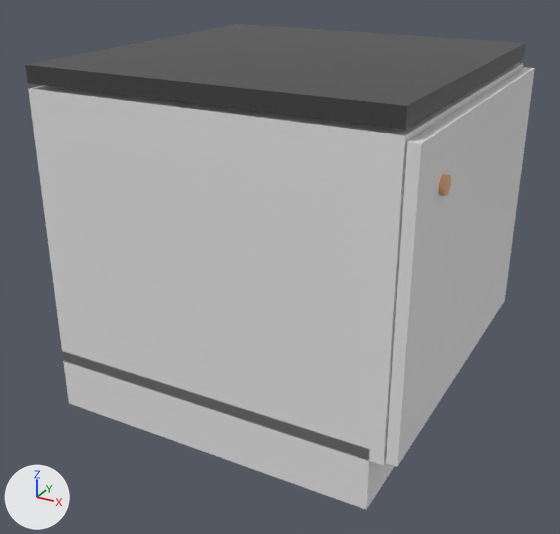
Before and after pictures for a commit that changed the Blender file assets/raw/kitchen2.blend.
One viewpoint serves both versions: a 50 mm lens placed at (2.01, -3.84, 1.63), pointed at (-0.02, -0.15, -0.22). Every picture has the same lights, and +X, +Y and +Z are marked at lower left.

The older version as bpy lines, for what is in view:
```python
mat_white = principled_material('White')
mat_white.base_color = (0.8, 0.8, 0.8)  # white #e7e7e7
me_cube = bpy.data.meshes.new('Cube')
me_cube.from_pydata(...)  # a box spanning x -1.0..1.0, y -1.0..1.0, z -0.7..0.88
me_cube.materials.append(mat_white)  # white #e7e7e7
me_cube_001 = bpy.data.meshes.new('Cube.001')
me_cube_001.from_pydata(...)  # a box spanning x -1.0..0.93, y -1.0..1.0, z -0.7..1.0
me_cube_001.materials.append(mat_white)  # white #e7e7e7
me_cube_002 = bpy.data.meshes.new('Cube.002')
me_cube_002.from_pydata(...)  # a box spanning x -1.0..1.0, y -1.0..1.0, z -0.7..0.94
me_cube_002.materials.append(mat_top)  # black #424242
me_cube_003 = bpy.data.meshes.new('Cube.003')
me_cube_003.from_pydata(...)  # a box spanning x -1.0..1.0, y -1.0..1.0, z -4.3..0.88
me_cube_003.materials.append(mat_white)  # white #e7e7e7
me_cylinder_001 = bpy.data.meshes.new('Cylinder.001')
me_cylinder_001.from_pydata(...)  # a 32-sided cylinder along z spanning x -1.0..1.0, y -1.0..1.0, z -1.0..1.0
me_cylinder_001.materials.append(mat_wood)  # beige #e7ac80
ob_cube = bpy.data.objects.new('Cube', me_cube)
ob_cube.location = (0.0, 0.0, 0.0)
ob_cube_001 = bpy.data.objects.new('Cube.001', me_cube_001)
ob_cube_001.location = (0.0, 0.0, -0.841)
ob_cube_001.scale = (1.0, 1.0, 0.213)
ob_cube_002 = bpy.data.objects.new('Cube.002', me_cube_002)
ob_cube_002.location = (0.0, 0.0, 0.947)
ob_cube_002.scale = (1.0, 1.0, 0.0563)
ob_cube_003 = bpy.data.objects.new('Cube.003', me_cube_003)
ob_cube_003.location = (1.04, 0.0, 0.599)
ob_cube_003.scale = (-0.029, 1.0, 0.296)
ob_cylinder_001 = bpy.data.objects.new('Cylinder.001', me_cylinder_001)
ob_cylinder_001.location = (1.072, -0.678, 0.605)
ob_cylinder_001.rotation_euler = (0.0, 1.571, 0.0)  # degrees (0, 90, 0)
ob_cylinder_001.scale = (-0.0472, -0.0472, -0.0212)
```
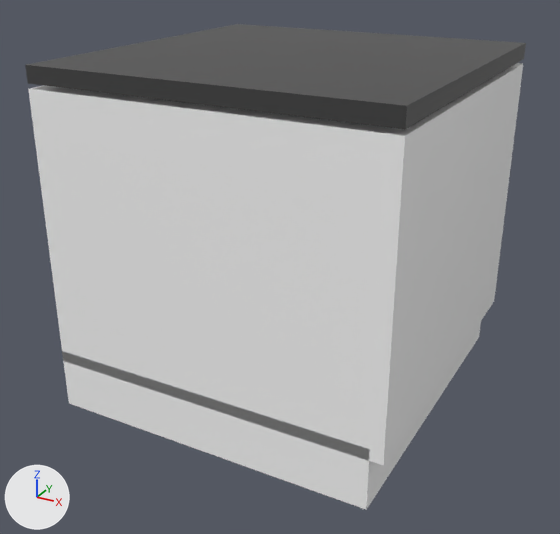
The newer file is also rescaled (x0.5) as a whole; pictures and numbers use the older file's frame.

Changed parts and their boxes (x1, y1, x2, y2) in the pictures (560 x 534 px):
'Cube', recoloured, surface changed
    both: (28, 63, 523, 465)
'Cube.003', recoloured, surface changed, moved, rescaled (not visible afterwards)
    before: (386, 67, 535, 466)
'Cube.001', recoloured, surface changed
    both: (62, 322, 481, 510)
'Cylinder.001', reshaped, moved, turned, rescaled (not visible afterwards)
    before: (439, 174, 451, 196)

The change, as a list of edits to the scene's bpy script:
```text
Change mat_white:
    mat_white.base_color: (0.8, 0.8, 0.8) -> (1.0, 1.0, 1.0)  # white #e7e7e7 -> white #ffffff
    mat_white.roughness: 0.5 -> 0.114
Change me_cube_003:
    where me_cube_003.from_pydata(...)  # 8 vertices, 6 faces; spans x -1.0..1.0, y -1.0..1.0, z -4.3..0.88
    used by ob_cube_003; location = (1.04, 0.0, 0.599); scale = (-0.029, 1.0, 0.296)
    me_cube_003 part 1: the whole mesh is scaled about its middle by (-0.0145, 0.5, 0.148), then moved by (0.52, 0.0, 1.76)
Change me_cylinder_001:
    where me_cylinder_001.from_pydata(...)  # 64 vertices, 34 faces; spans x -1.0..1.0, y -1.0..1.0, z -1.0..1.0
    used by ob_cylinder_001; location = (1.072, -0.678, 0.605); rotation_euler = (0.0, 1.571, 0.0), in degrees (0, 90, 0); scale = (-0.0472, -0.0472, -0.0212)
    me_cylinder_001 part 2: the whole mesh is multiplied about its middle by the matrix ((0.0, 0.0, -0.011), (0.0, -0.024, 0.0), (0.024, 0.0, 0.0)), then moved by (0.54, -0.34, 0.3)
Change ob_cube_003:
    ob_cube_003.scale: (-0.029, 1.0, 0.296) -> (1.0, 1.0, 1.0)
    ob_cube_003.location: (1.04, 0.0, 0.599) -> (0.0, 0.0, 0.0)
Change ob_cylinder_001:
    ob_cylinder_001.rotation_euler: (0.0, 1.571, 0.0) -> (0.0, 0.0, 0.0)  # degrees (0, 90, 0) -> degrees (0, 0, 0)
    ob_cylinder_001.scale: (-0.0472, -0.0472, -0.0212) -> (1.0, 1.0, 1.0)
    ob_cylinder_001.location: (1.072, -0.678, 0.605) -> (0.0, 0.0, 0.0)
```
